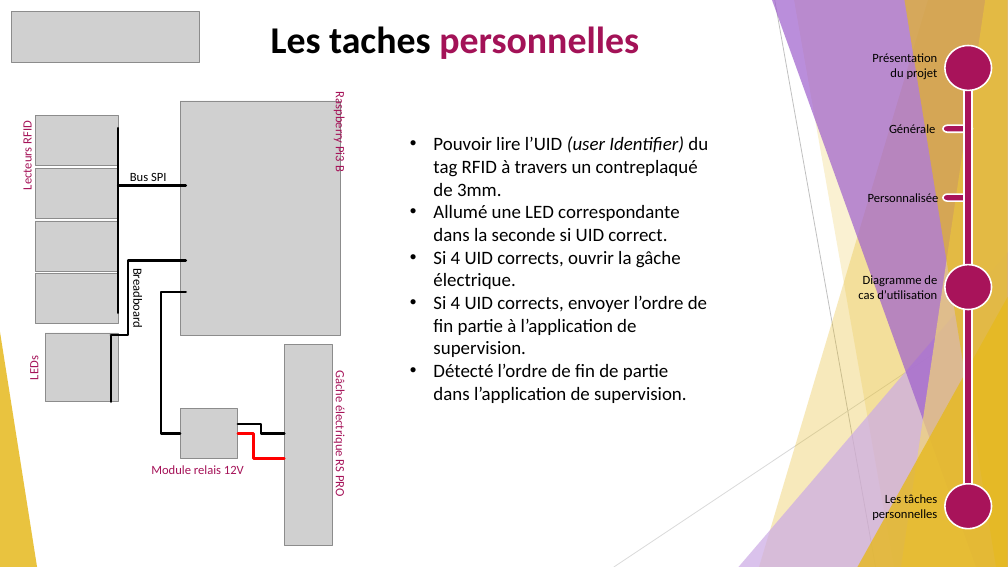
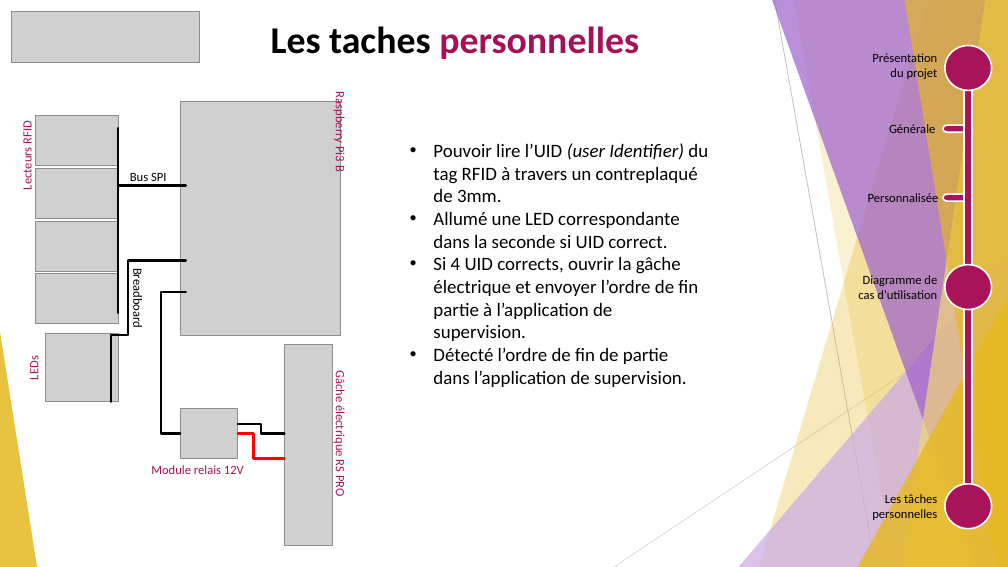
Before and after one commit to GuiguiMvn/Systeme-Escape-Game-Telethon, a slide deck: slide 6 of Guillaume/Documents/Revue 1 de projet étudiant 1 Escape Game Téléthon.pptx. Drawn at 1008x567 pixels with LibreOffice and Linux fonts; fonts in the diff are those of the drawing; grey boxes stand for pictures. Boxes give left, top, right and bottom in pixels: in the first picture for what was removed or moved away, otherwise in the second. Text is boxed around its words. In the diff, an @@ line names an element or a change of style, - is before the commit and + after.

```diff
--- a/Guillaume/Documents/Revue 1 de projet étudiant 1 Escape Game Téléthon.pptx
+++ b/Guillaume/Documents/Revue 1 de projet étudiant 1 Escape Game Téléthon.pptx
@@ text "Pouvoir lire l’UID (user Identifier) ...": place and size @@
-text "Pouvoir lire l’UID (user Identifier) ..." at [433,136,708,403]
+text "Pouvoir lire l’UID (user Identifier) ..." at [433,143,708,387]
@@ text at [433,257,698,341]: text changed @@
-• Si 4 UID corrects, ouvrir la gâche électrique.
-• Si 4 UID corrects, envoyer l’ordre de fin partie à l’application de supervision.
+• Si 4 UID corrects, ouvrir la gâche électrique et envoyer l’ordre de fin partie à l’application de supervision.
```
Also in this commit, not shown: 2 other slides changed, 1 other file.
